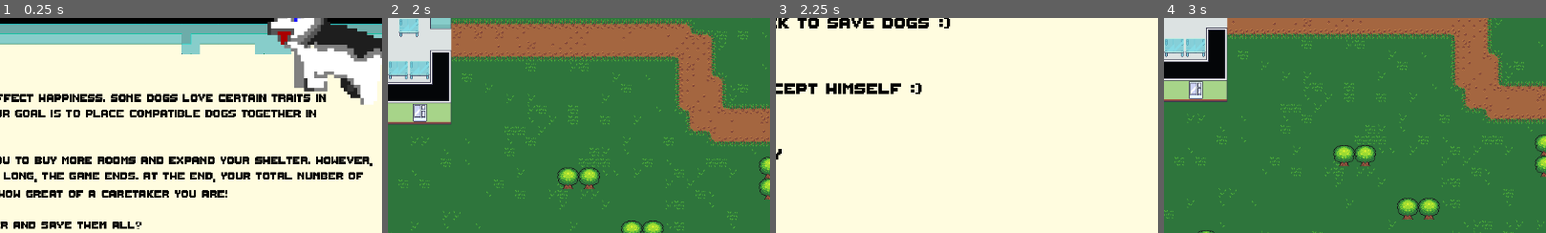
Above: before the commit, frames 1-4 (left to right).
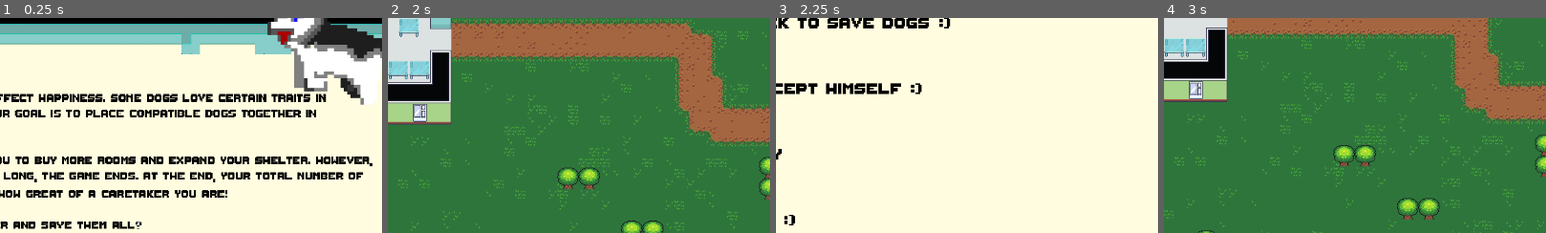
Above: after the commit, the same moments.

Repository: Tausva/DogShelter
Game: Godot game, scene res://scenes/game_menu/game_menu.tscn
Two runs of this game, one before a commit and one after it. Both use one fixed random seed, a clock stepped at 60 frames per second and the inputs below.
Inputs (mouse positions are % of the whole screen's width and height, from its top left):
- Up to frame 1 (0.25 s): no input
- Up to frame 2 (2 s): click (76, 87) at 0.5 s; move the mouse to (72, 45) at 1.27 s; hold D (Right) from 1.28 s (still down); click (72, 45) at 1.42 s
- Up to frame 3 (2.25 s): release D (Right) at 2 s; click (98, 4) at 2 s
- Up to frame 4 (3 s): click (83, 76) at 2.75 s
The pictures show only the part of the screen within x 43-93%, y 9-59%; the shares and areas given below are measured in that part.

Frames 1-2 are identical in both runs. In frame 3, less than 0.1% of the frame differs, in the area x 2-5%, y 91-97%; in frame 4, nothing differs.

Commit message:
fix bug bug

Diff:
--- a/game_manager.gd
+++ b/game_manager.gd
@@ -67,6 +67,8 @@
 
 func _start_happiness_timer():
 	if get_tree().paused:
+		var timer = get_tree().create_timer(1.0)
+		timer.timeout.connect(_on_happiness_timer_timeout)
 		return
 
 	var timer = get_tree().create_timer(1.0)
--- a/scenes/pause_menu/pause_menu.gd
+++ b/scenes/pause_menu/pause_menu.gd
@@ -45,7 +45,7 @@
 func populate_resource_to_text_box(resource: Resource):
 	var name = resource.get_trait_name(resource.current_trait)
 	if resource.hated_traits.is_empty():
-		$Description.text += name + " Likes everybody\n"
+		$Description.text += name + " Likes everybody :)\n"
 	elif resource.hated_traits.size() == 6:
 		$Description.text += name + " Hates everybody except himself :)\n"
 	else:
